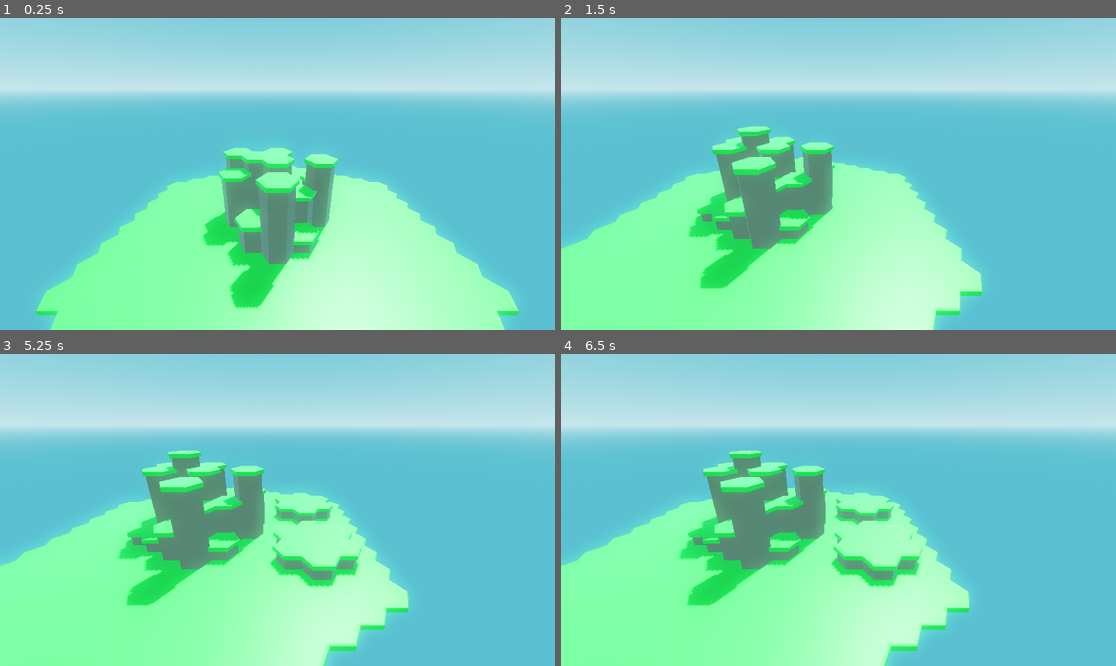
Above: before the commit, frames 1-4 (two rows, left to right).
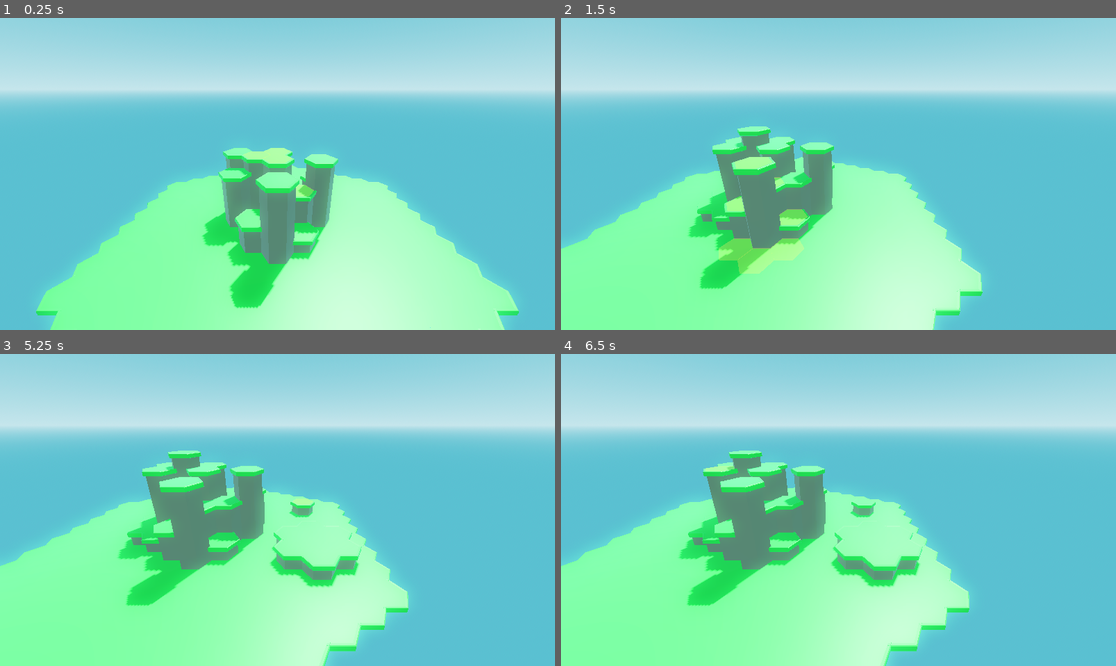
Above: after the commit, the same moments.

Repository: sixthkind/hexagon-godot
Game: Godot game, scene res://scene.tscn
The game is run twice, just before and just after one commit, with the same random seed, the same clock (stepped at 60 frames per second) and the same inputs.
Inputs (mouse positions are in pixels of both pictures, inside the frame that each line leads up to):
- Up to frame 1 (0.25 s): no input
- Up to frame 2 (1.5 s): tap Enter at 0.5 s; move the mouse to (960, 158) at 0.52 s; hold D 0.53-1.25 s; tap Q at 0.6 s; click (960, 158) at 0.67 s; drag from (727, 189) to (810, 236) at 1.27 s
- Up to frame 3 (5.25 s): tap Space at 2, 5 s; move the mouse to (333, 441) at 2.02 s; hold D 2.03-2.75 s; tap Shift at 2.1, 5.1 s; click (333, 441) at 2.17 s; drag from (249, 572) to (111, 463) at 2.77 s; tap Enter at 3.5 s; move the mouse to (444, 556) at 3.52 s; hold A 3.53-4.25 s; tap Q at 3.6 s; click (444, 556) at 3.67 s; drag from (111, 463) to (194, 432) at 4.27 s; move the mouse to (305, 510) at 5.02 s; hold Down from 5.03 s (still down); click (305, 510) at 5.17 s
- Up to frame 4 (6.5 s): release Down at 5.75 s; tap Enter at 5.75 s; drag from (755, 432) to (727, 525) at 5.77 s

The runs differ from the first frame. In frame 1, 0.4% of the frame differs, in the area x 43-57%, y 41-58%; in frame 2, 1.6%, in the area x 28-45%, y 44-82%; in frame 3, 0.6%; in frame 4, 0.6%.

Commit message:
Show higlighted hexagons

Diff:
--- /dev/null
+++ b/materials/Overlay.tres
@@ -0,0 +1,7 @@
+[gd_resource type="StandardMaterial3D" format=3 uid="uid://bxj8gcfatnipk"]
+
+[resource]
+resource_name = "Overlay"
+transparency = 1
+shading_mode = 0
+albedo_color = Color(0.905882, 0.870588, 0.313726, 0.247059)
--- a/scene.tscn
+++ b/scene.tscn
@@ -8,6 +8,7 @@
 [ext_resource type="PackedScene" uid="uid://b5qhdi4j2lfj4" path="res://models/terrain/dirt_terrain.glb" id="4_lnbnb"]
 [ext_resource type="PackedScene" uid="uid://n8tedky57mt0" path="res://scenes/hexagon.tscn" id="5_u0dwq"]
 [ext_resource type="Material" uid="uid://bcyp542pqibbn" path="res://materials/water_material.tres" id="8_hs4hb"]
+[ext_resource type="PackedScene" uid="uid://c0v6vgdwu3y6m" path="res://models/highlight.glb" id="8_l371f"]
 
 [sub_resource type="ProceduralSkyMaterial" id="ProceduralSkyMaterial_2c7br"]
 sky_top_color = Color(0.282353, 0.619608, 0.698039, 1)
@@ -60,8 +61,11 @@
 hexagon_count = 7
 terrain_types = Array[ExtResource("2_b56jq")]([SubResource("Resource_vgnlr")])
 hexagon_instance = ExtResource("5_u0dwq")
+highlight_instance = ExtResource("8_l371f")
 
 [node name="Hexagons" type="Node3D" parent="World"]
+
+[node name="Highlight" type="Node3D" parent="World"]
 
 [node name="water2" type="MeshInstance3D" parent="World"]
 transform = Transform3D(10, 0, 0, 0, 10, 0, 0, 0, 10, 0, 5, 0)
--- a/scripts/World.gd
+++ b/scripts/World.gd
@@ -7,10 +7,18 @@
 @export_category("Terrain")
 @export var terrain_types: Array[TerrainType]
 
+@export_category("Edit mode")
+@export_range(1, 5) var max_edit_size = 3
+
 @export_group("Instances")
 @export var hexagon_instance: PackedScene
+@export var highlight_instance: PackedScene
 
 var hexagons: Dictionary = {} # Key = cube position
+var center_highlighted_hexagon_position: Vector3 = Vector3.INF
+var highlighted_hexagon_positions: Array[Vector3] = []
+
+var edit_size: int = 1
 
 func generate_map():
 	if (verify_inputs()):
@@ -45,34 +53,79 @@
 	generate_map()
 
 func _input(event):
+	if event is InputEventKey and event.is_pressed():
+		keyboard_input(event)
+
 	if event is InputEventMouseButton and event.pressed && event.button_index == MOUSE_BUTTON_LEFT:
 		deform_terrain(event)
 
+func keyboard_input(event: InputEventKey):
+	if event.keycode == KEY_UP:
+		self.edit_size = min(self.edit_size + 1, self.max_edit_size)
+	elif event.keycode == KEY_DOWN:
+		self.edit_size = max(self.edit_size - 1, 0)
+
 func deform_terrain(event: InputEventMouseButton):
-	const SIZE: int = 1
 	var force: int = -1 if event.shift_pressed else 1
+	var hexagons_to_update: Dictionary = {} # Used as set
+
+	for highlighted_hexagon_position: Vector3 in highlighted_hexagon_positions:
+		if (hexagons[highlighted_hexagon_position].height <= hexagons[center_highlighted_hexagon_position].height and force > 0) or \
+			(hexagons[highlighted_hexagon_position].height >= hexagons[center_highlighted_hexagon_position].height and force < 0):
+				hexagons[highlighted_hexagon_position].update_height(force)
+				hexagons_to_update[highlighted_hexagon_position] = true
+
+				for neighbour: Vector3 in hexagons[highlighted_hexagon_position].get_neighbour_positions():
+					hexagons_to_update[neighbour] = true
+
+		for update_position in hexagons_to_update.keys():
+			if update_position in hexagons:
+				hexagons[update_position].update_meshes()
+
+func _process(_delta):
+	update_selection()
+
+func update_selection():
+	# Find selected hexagon
 	var mouse_position: Vector2 = get_viewport().get_mouse_position()
 	var ray_origin: Vector3 = get_viewport().get_camera_3d().project_ray_origin(mouse_position)
 	var ray_end: Vector3 = ray_origin + get_viewport().get_camera_3d().project_ray_normal(mouse_position) * 2000
 	var intersection: Dictionary =  get_world_3d().direct_space_state.intersect_ray(PhysicsRayQueryParameters3D.create(ray_origin, ray_end, 1 << 3))
 
+	highlighted_hexagon_positions = []
+
 	if intersection:
-		var hexagon_position: Vector3 = intersection["collider"].get_parent().grid_position
-		var hexagons_to_update: Dictionary = {} # Used as set
+		center_highlighted_hexagon_position = intersection["collider"].get_parent().grid_position
 
-		for q: int in range(hexagon_position.x - SIZE, hexagon_position.x + SIZE + 1):
-			for r: int in range(hexagon_position.y - SIZE, hexagon_position.y + SIZE + 1):
-				for s: int in range(hexagon_position.z - SIZE, hexagon_position.z + SIZE + 1):
-					var update_position: Vector3 = Vector3(q, r, s)
-					if update_position in hexagons:
-						if (hexagons[update_position].height <= hexagons[hexagon_position].height and force > 0) or \
-							(hexagons[update_position].height >= hexagons[hexagon_position].height and force < 0):
-								hexagons[update_position].update_height(force)
-								hexagons_to_update[update_position] = true
+		for q: int in range(center_highlighted_hexagon_position.x - edit_size, center_highlighted_hexagon_position.x + edit_size + 1):
+			for r: int in range(center_highlighted_hexagon_position.y - edit_size, center_highlighted_hexagon_position.y + edit_size + 1):
+				for s: int in range(center_highlighted_hexagon_position.z - edit_size, center_highlighted_hexagon_position.z + edit_size + 1):
+					var highlight_position: Vector3 = Vector3(q, r, s)
+					if highlight_position in hexagons:
+						highlighted_hexagon_positions.push_back(highlight_position)
+	else:
+		center_highlighted_hexagon_position = Vector3.INF
 
-								for neighbour: Vector3 in hexagons[update_position].get_neighbour_positions():
-									hexagons_to_update[neighbour] = true
+		for child: Node3D in find_child("Highlight").get_children():
+			child.queue_free()
 
-		for update_position in hexagons_to_update.keys():
-			if update_position in hexagons:
-				hexagons[update_position].update_meshes()
+		return
+
+	# Update meshes
+	var highlight_meshes: Node3D = find_child("Highlight")
+
+	for i: int in range(max(highlight_meshes.get_child_count(), len(highlighted_hexagon_positions))):
+		# Add mesh
+		if i > highlight_meshes.get_child_count() - 1:
+			var new_highlight_mesh = highlight_instance.instantiate()
+			highlight_meshes.add_child(new_highlight_mesh)
+
+		# Set position
+		if i < len(highlighted_hexagon_positions):
+			var highlight_height: float = hexagons[highlighted_hexagon_positions[i]].height + HexagonUtils.COVER_HEIGHT
+			var highlight_position: Vector3 = MathUtils.with_y(HexagonUtils.get_world_position(highlighted_hexagon_positions[i]), highlight_height)
+			highlight_meshes.get_child(i).global_position = highlight_position
+
+		# Remove mesh
+		if i >= len(highlighted_hexagon_positions):
+			highlight_meshes.get_child(-1).queue_free()
--- a/scripts/hexagons/Hexagon.gd
+++ b/scripts/hexagons/Hexagon.gd
@@ -54,7 +54,7 @@
 
 func update_collider():
 	var collider: CollisionPolygon3D = find_child("Collider")
-	var half_height: float = (self.height + 0.15) / 2
+	var half_height: float = (self.height + HexagonUtils.COVER_HEIGHT) / 2
 	collider.position = Vector3(0, half_height, 0)
 	collider.depth = half_height
 
--- a/scripts/hexagons/HexagonUtils.gd
+++ b/scripts/hexagons/HexagonUtils.gd
@@ -2,6 +2,7 @@
 class_name HexagonUtils
 
 static var _size: float = 1
+static var COVER_HEIGHT: float = 0.3
 
 # Neighbours in counter clockwise order
 static var neighbour_offsets: Array[Vector3] = [
Binary file added: models/highlight.glb
Not shown, added: models/highlight.glb.import
Not shown: 1 places in scene.tscn that only renumber resources
